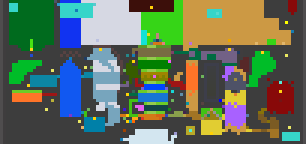
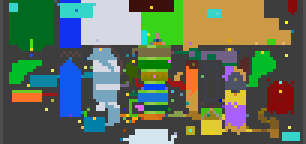
Revision of a layered 306x144 image; what changed, layer by layer:
painted on "biome_map.png" over [186, 60, 198, 69]
